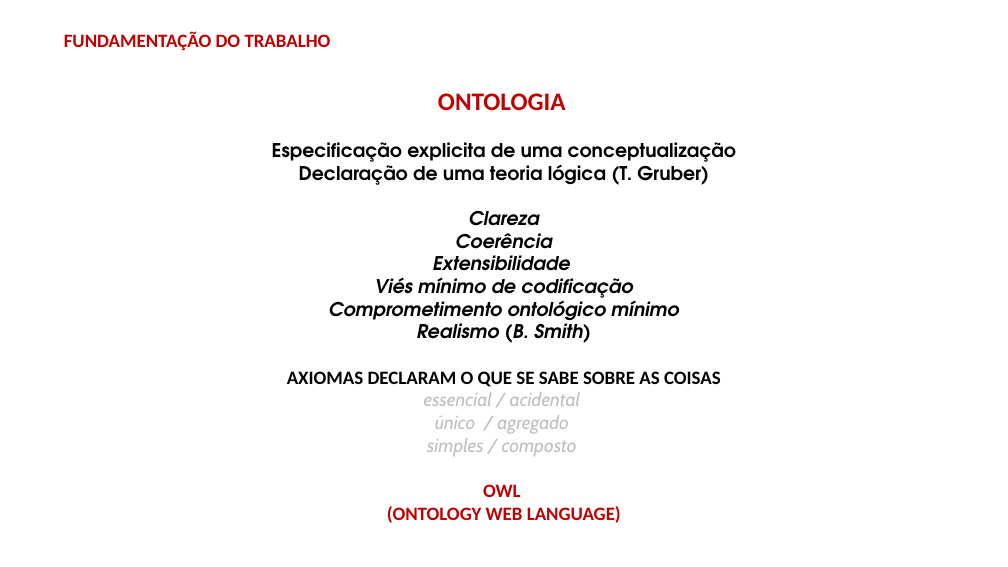
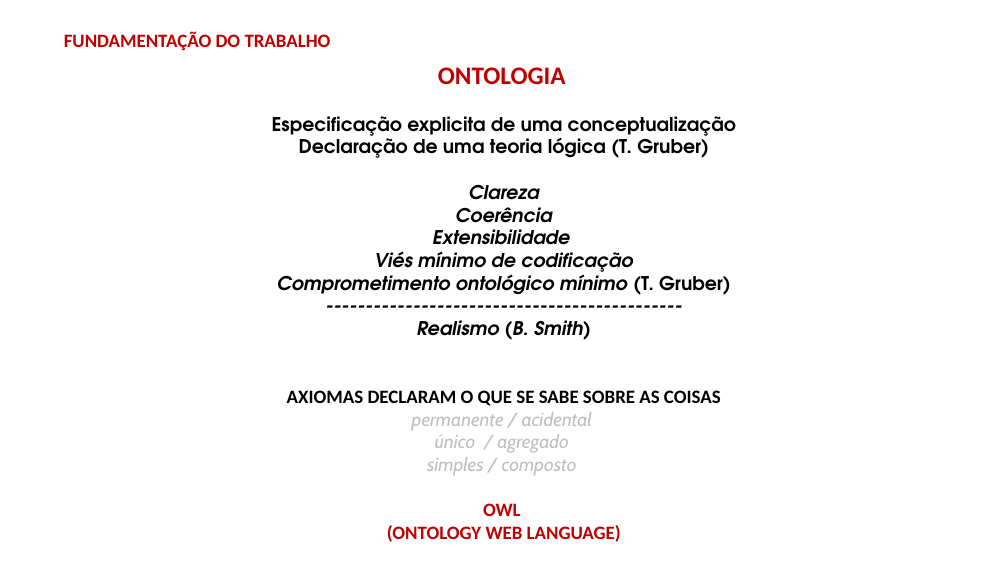
Before and after one commit to JLMenegotto/OntologiaBIM, a slide deck: slide 3 of Dynamo/Menegotto_Apresentação_SINGEURB.pptx. Drawn at 1008x567 pixels with LibreOffice and Linux fonts; fonts in the diff are those of the drawing. Boxes give left, top, right and bottom in pixels: in the first picture for what was removed or moved away, otherwise in the second. Text is boxed around its words. In the diff, an @@ line names an element or a change of style, - is before the commit and + after.

```diff
--- a/Dynamo/Menegotto_Apresentação_SINGEURB.pptx
+++ b/Dynamo/Menegotto_Apresentação_SINGEURB.pptx
@@ text "ONTOLOGIA": place and size @@
-text "ONTOLOGIA" at <box>272,93,736,523</box>
+text "ONTOLOGIA" at <box>272,67,736,542</box>
@@ text at <box>277,269,731,295</box>: text changed @@
-Comprometimento ontológico mínimo
+Comprometimento ontológico mínimo (T. Gruber)
+---------------------------------------------
@@ text at <box>412,412,592,430</box>: text changed @@
-essencial / acidental
+permanente / acidental
```
Also in this commit, not shown: 3 other slides changed.
